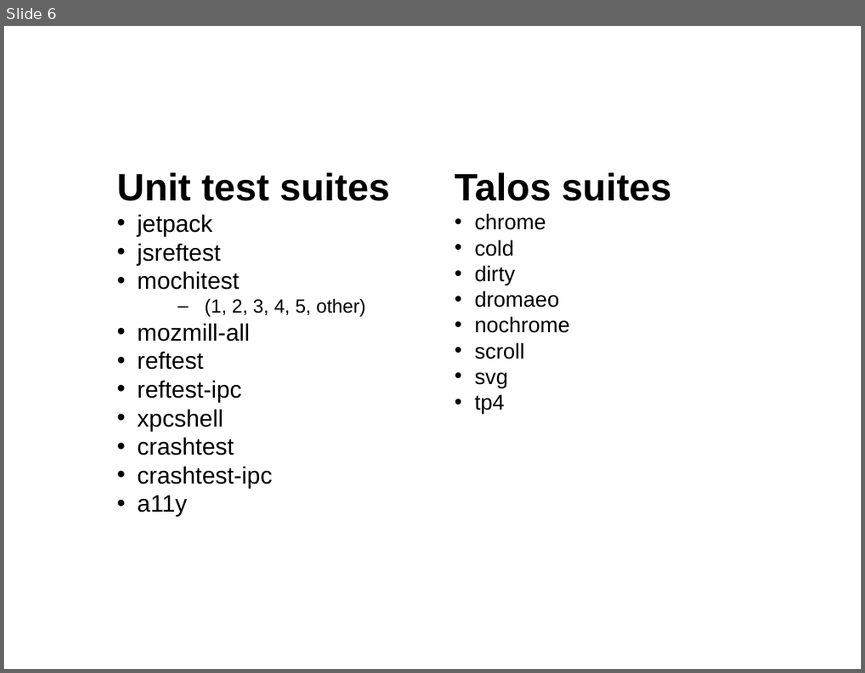
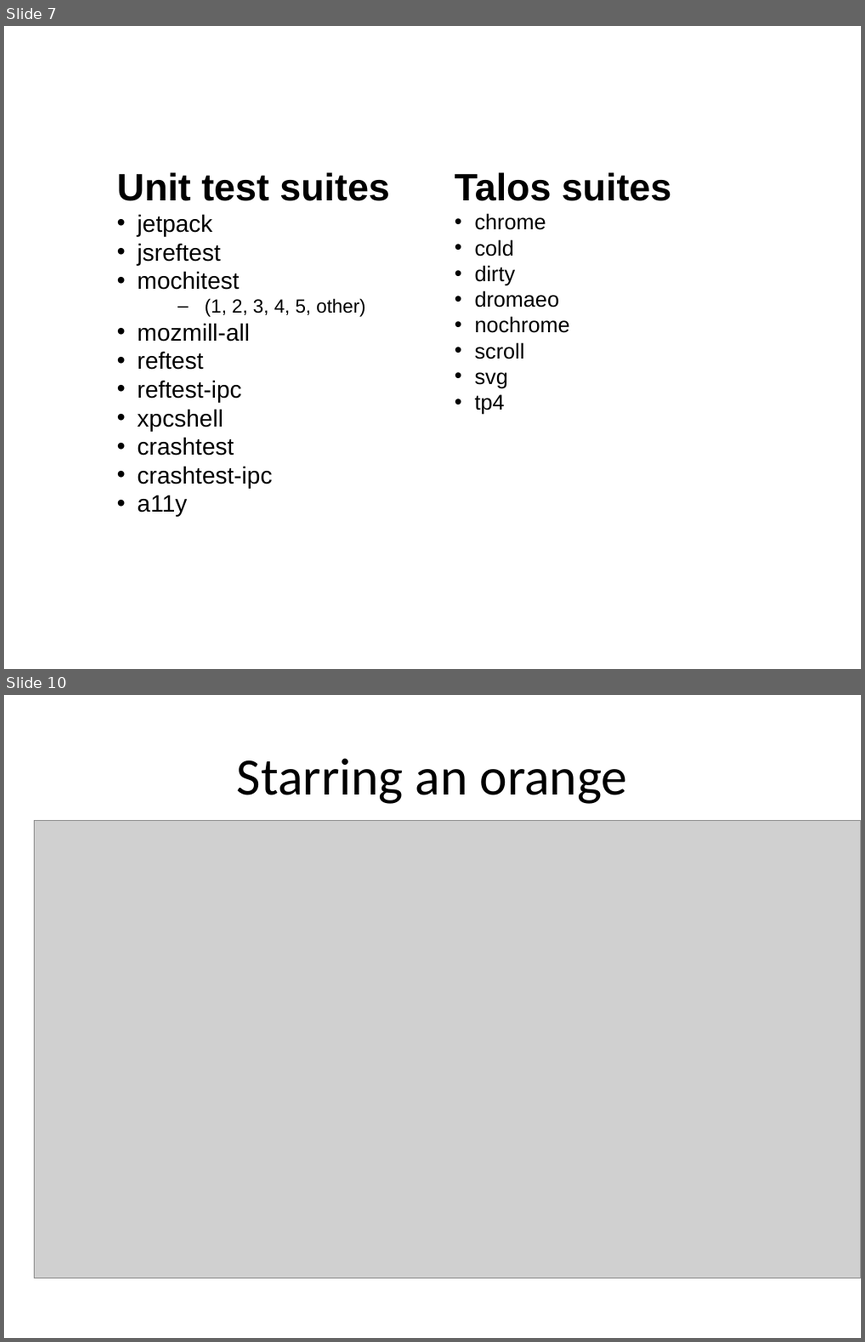
Before and after one commit to armenzg/playground, a slide deck: mozilla/slides/presentations/RelEng-newhire-brownbag-april2011.ppt. Shown one above the other, each under a label of ours: slide 6 before the commit, slides 7 and 10 after it; the slides between them are not shown. The pictures are 865x673 and 865x1342 pixels, drawn with LibreOffice and Linux fonts; fonts in the diff are those of the drawing; grey boxes stand for pictures. Boxes give left, top, right and bottom in pixels: in the first picture for what was removed or moved away, otherwise in the second. Text is boxed around its words. In the diff, an @@ line names an element or a change of style, - is before the commit and + after.

```diff
--- a/mozilla/slides/presentations/RelEng-newhire-brownbag-april2011.ppt
+++ b/mozilla/slides/presentations/RelEng-newhire-brownbag-april2011.ppt
@@ slide 10 added at box(4, 695, 861, 1338), background #FFFFFF @@
@@ title added at box(237, 758, 628, 804), 44 pt, text #000000 @@
+Starring an orange
@@ picture added at box(34, 821, 861, 1278) @@
@@ what was slide 6 is now slide 7 @@
```
Also in this commit, not shown: 9 slides changed, 4 other slides added, 5 slides removed.
